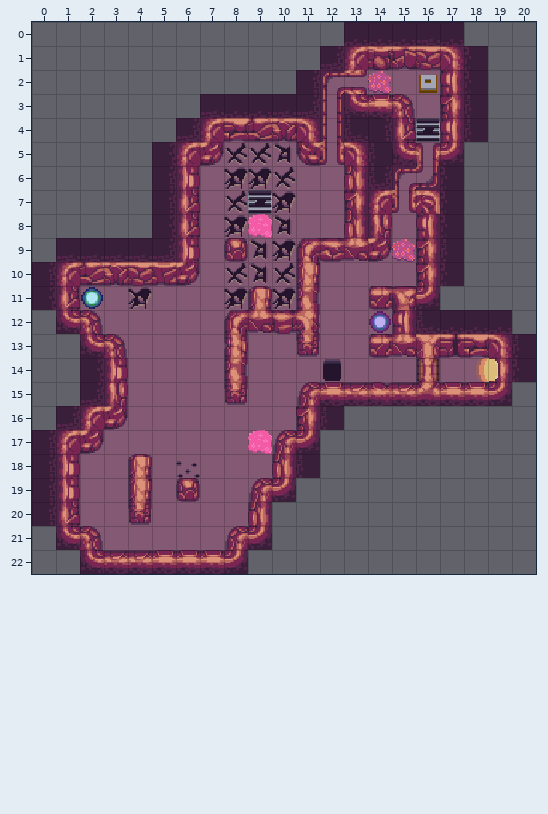
Tiled map: assets/maps/chapters/sergejdemo/Level_Demo26.tmx. Above: the version before the commit.
Cells are 16x16 px. Shown: x 0..20, y 0..22.
New version:
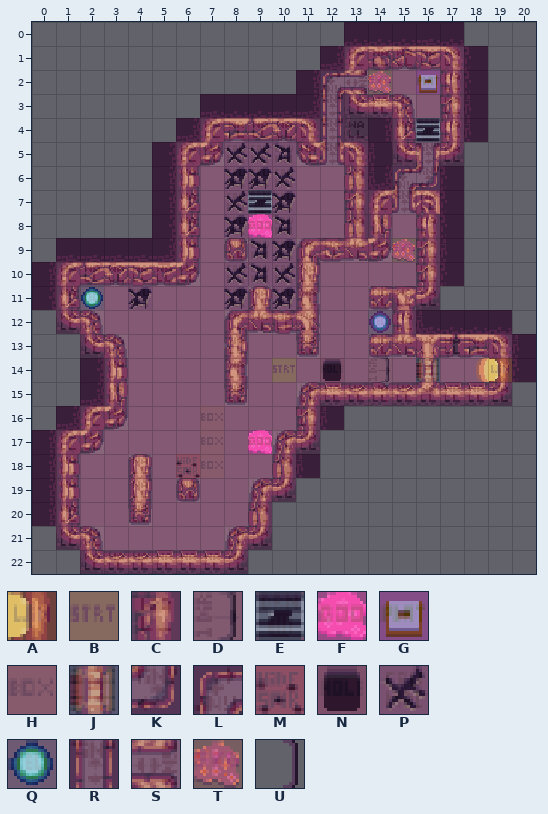
Key: from "GameplayTileset": A 0, B 1, C 2, D 3 turned 270, E 4, F 5, G 9, H 10, J 11 turned 90, K 12, L 12 turned 180, M 13, N 17, P 18, Q 19, R 20, S 20 turned 90, T 27; from "sprites": U 87 turned 270.
_ is an empty cell.
Tiles of an added or newly shown layer are drawn over the layers below it.
See-through tiles are keyed as they look on the map.
The exact change:
Layer "Art_Gameplay":
y 14: x 14 _ -> U
Layer "Gameplay" (now shown):
y 1: x 13..17 _____ -> CCCCC
y 2: x 12..14 ___ -> LST; x 16..17 __ -> GC
y 3: x 12..15 ____ -> RCCC; x 17 _ -> C
y 4: x 7..13 _______ -> CCCCCRC; x 15..17 ___ -> CEC
y 5: x 6..13 ________ -> CCPPPCRC; x 15..17 ___ -> CRC
y 6: x 6 _ -> C; x 8..10 ___ -> PPP; x 13 _ -> C; x 15..16 __ -> LK
y 7: x 6 _ -> C; x 8..10 ___ -> PEP; x 13..16 ____ -> CCRC
y 8: x 6 _ -> C; x 8..10 ___ -> PFP; x 13..14 __ -> CC; x 16 _ -> C
y 9: x 6 _ -> C; x 8..16 _________ -> CPPCCCCTC
y 10: x 1..6 ______ -> CCCCCC; x 8..11 ____ -> PPPC; x 16 _ -> C
y 11: x 1..2 __ -> CQ; x 4 _ -> P; x 8..11 ____ -> PCPC; x 14..16 ___ -> CCC
y 12: x 1..2 __ -> CC; x 8..11 ____ -> CCCC; x 14..15 __ -> QC
y 13: x 2..3 __ -> CC; x 8 _ -> C; x 11 _ -> C; x 14..19 ______ -> CCCCCC
y 14: x 3 _ -> C; x 8 _ -> C; x 10 _ -> B; x 12 _ -> N; x 14 _ -> D; x 16 _ -> J; x 19 _ -> A
y 15: x 3 _ -> C; x 8 _ -> C; x 11..19 _________ -> CCCCCCCCC
y 16: x 2..3 __ -> CC; x 7 _ -> H; x 11 _ -> C
y 17: x 1..2 __ -> CC; x 7 _ -> H; x 9..11 ___ -> FCC
y 18: x 1 _ -> C; x 4 _ -> C; x 6..7 __ -> MH; x 10 _ -> C
y 19: x 1 _ -> C; x 4 _ -> C; x 6 _ -> C; x 9..10 __ -> CC
y 20: x 1 _ -> C; x 4 _ -> C; x 9 _ -> C
y 21: x 1..2 __ -> CC; x 8..9 __ -> CC
y 22: x 2..8 _______ -> CCCCCCC
